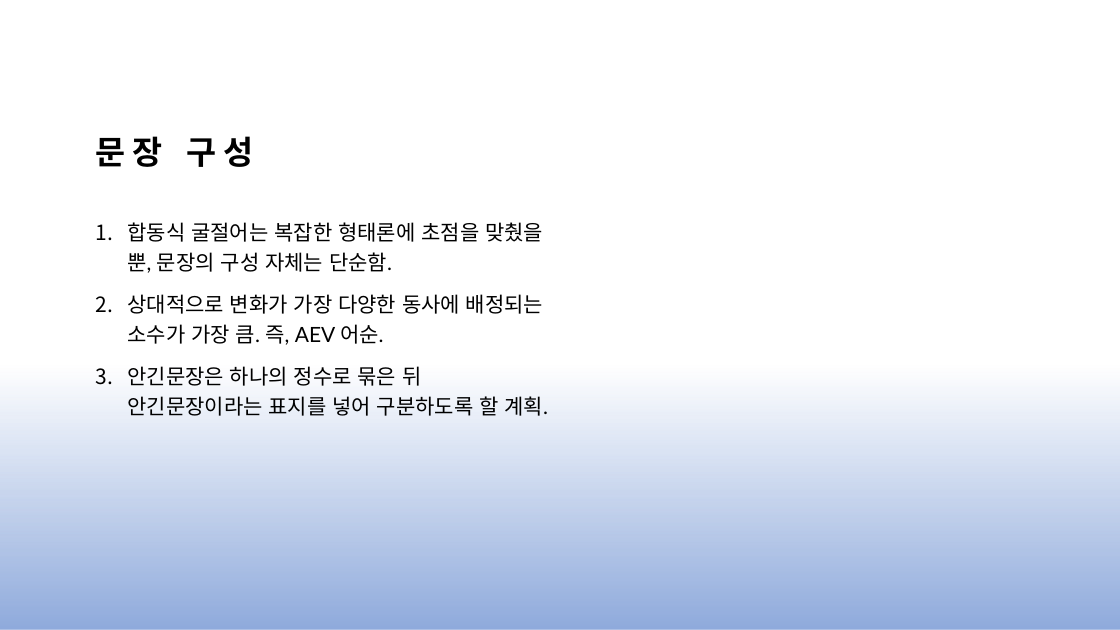
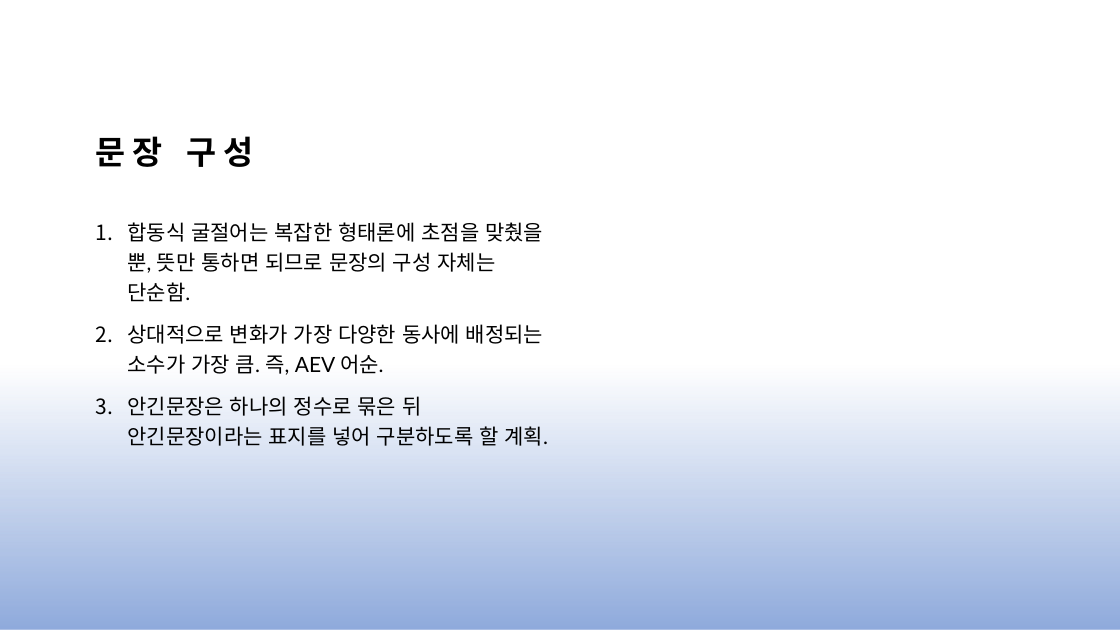
Before and after one commit to js4484821266/congrlang, a slide deck: slide 15 of congrlang.pptx. Drawn at 1120x630 pixels with LibreOffice and Linux fonts; fonts in the diff are those of the drawing; grey boxes stand for pictures. Boxes give left, top, right and bottom in pixels: in the first picture for what was removed or moved away, otherwise in the second. Text is boxed around its words. In the diff, an @@ line names an element or a change of style, - is before the commit and + after.

Commit message:
pptx

```diff
--- a/congrlang.pptx
+++ b/congrlang.pptx
@@ text at (127, 222, 543, 302): text changed @@
-1. 합동식 굴절어는 복잡한 형태론에 초점을 맞췄을 뿐, 문장의 구성 자체는 단순함.
+1. 합동식 굴절어는 복잡한 형태론에 초점을 맞췄을 뿐, 뜻만 통하면 되므로 문장의 구성 자체는 단순함.
```
